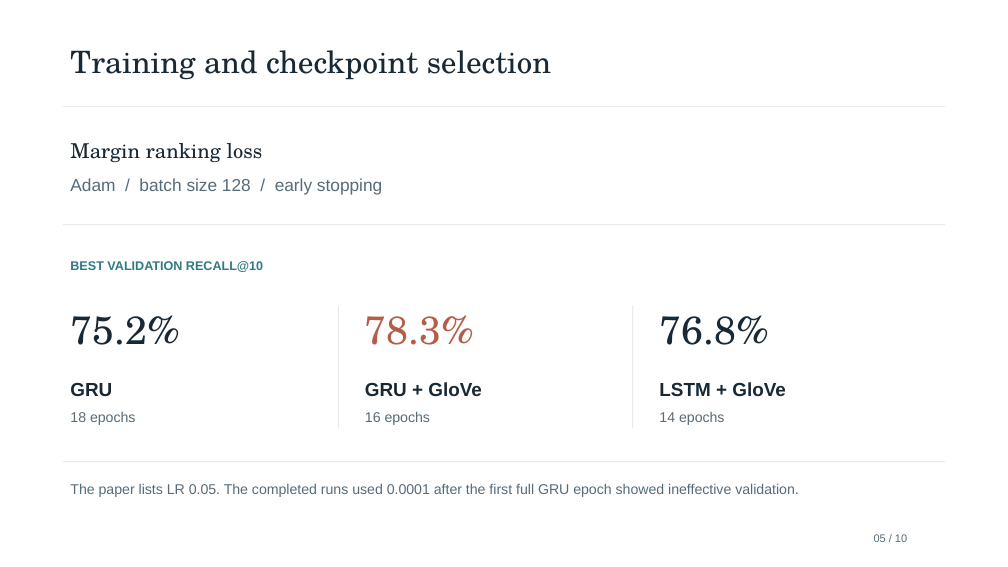
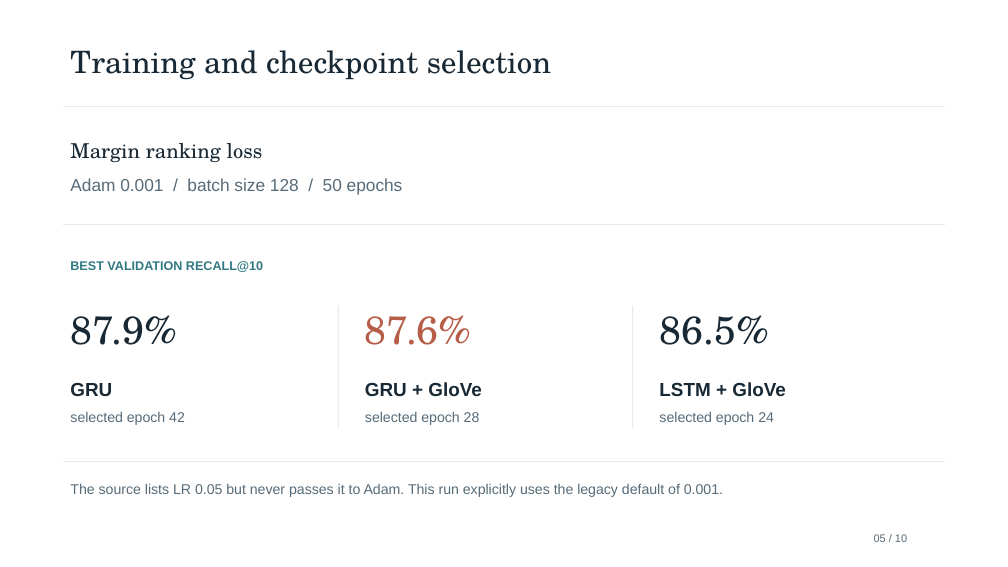
Before and after one commit to kishansaaai/ML_PROJECT, a slide deck: slide 5 of ML_PROJECT_review.pptx. Drawn at 1008x567 pixels with LibreOffice and Linux fonts; fonts in the diff are those of the drawing. Boxes give left, top, right and bottom in pixels: in the first picture for what was removed or moved away, otherwise in the second. Text is boxed around its words. In the diff, an @@ line names an element or a change of style, - is before the commit and + after.

Commit message:
Publish verified full source fidelity results and final project documents

```diff
--- a/ML_PROJECT_review.pptx
+++ b/ML_PROJECT_review.pptx
@@ text at [70,178,403,195]: text changed @@
-Adam / batch size 128 / early stopping
+Adam 0.001 / batch size 128 / 50 epochs
@@ text at [70,315,177,345]: text changed @@
-75.2%
+87.9%
@@ text at [365,315,472,345]: text changed @@
-78.3%
+87.6%
@@ text at [659,315,768,345]: text changed @@
-76.8%
+86.5%
@@ text at [70,411,185,425]: text changed @@
-18 epochs
+selected epoch 42
@@ text at [365,411,480,425]: text changed @@
-16 epochs
+selected epoch 28
@@ text at [659,411,774,425]: text changed @@
-14 epochs
+selected epoch 24
@@ text at [70,483,723,497]: text changed @@
-The paper lists LR 0.05. The completed runs used 0.0001 after the first full GRU epoch showed ineffective validation.
+The source lists LR 0.05 but never passes it to Adam. This run explicitly uses the legacy default of 0.001.
```
Also in this commit, not shown: 8 other slides changed, 9 other files.
